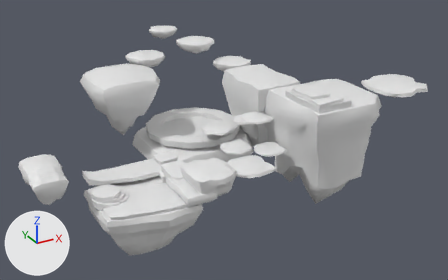
Two versions of the FBX model Assets/Models/Level/Level0.FBX, one commit apart.
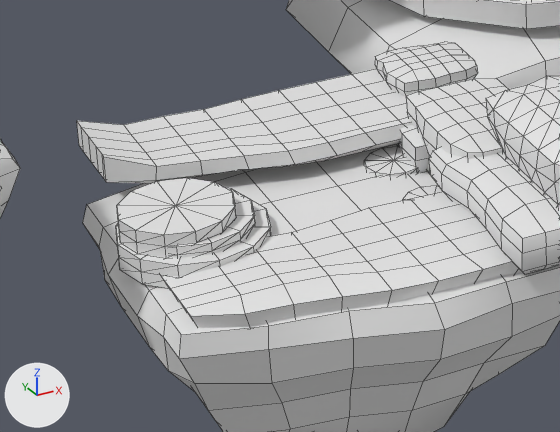
Each version is shown whole from a camera (50 mm lens) standing at (-282.0, -517.0, 283.0) and looking at (44.0, 76.0, -13.0), then close up on the part from 14% to 44% of the width and 51% to 87% of the height. The axes (+X, +Y, +Z) are drawn at lower left. The lights are the same throughout. The close-ups show mesh edges as thin lines. Where no turn or scale is listed for an object, it has been applied to the vertices.

The scene before the commit, as lines of its bpy script (objects in view):
```python
me_mesh_002 = bpy.data.meshes.new('Mesh.002')
me_mesh_002.from_pydata(...)  # 108 vertices, 106 faces; spans x -26.1..57.9, y -15.1..19.5, z 0.0..9.7
me_mesh_011 = bpy.data.meshes.new('Mesh.011')
me_mesh_011.from_pydata(...)  # 48 vertices, 48 faces; spans x -56.2..56.2, y -56.2..56.2, z 0.0..7.0
me_mesh_018 = bpy.data.meshes.new('Mesh.018')
me_mesh_018.from_pydata(...)  # 152 vertices, 150 faces; spans x -17.9..17.9, y -40.8..20.0, z -16.3..26.4
ob_altura_bolets_002 = bpy.data.objects.new('altura bolets 002', me_mesh_002)
ob_altura_bolets_002.location = (-109.7, 26.3, -7.3)
ob_aro_base_arbre = bpy.data.objects.new('Aro base arbre', me_mesh_011)
ob_aro_base_arbre.location = (17.4, 104.3, -4.6)
ob_illa_001 = bpy.data.objects.new('Illa 001', me_mesh_018)
ob_illa_001.location = (-180.0, 25.5, 6.5)
# also in view: 'Base arbre' at (19.0, 105.0, -58.0); 'altura bolets 001' at (-93.0, -30.0, -10.0); 'montanya bolet 003' at (-50.0, 33.0, 1.0); 'escaló001' at (-128.0, -3.0, -6.0); 'montanya bolet 004' at (-52.0, -2.0, -5.0)
```
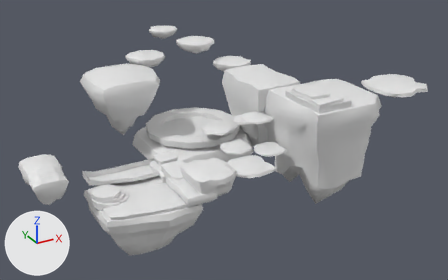
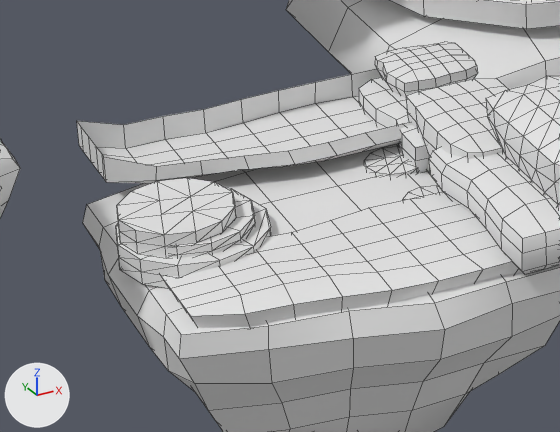
The newer file is also rescaled (x0.227), turned or shifted as a whole; pictures and numbers use the older file's frame.

Pixel boxes (x1, y1, x2, y2) of what changed, in the close-ups (560 x 432 px):
'altura bolets 002', deleted: before (77, 69, 412, 184)
'MushroomsGround002', added: after (77, 69, 412, 184)
'MushroomsGround003', unchanged, uncovered by the edit: after (161, 192, 522, 328)
'altura bolets 001', unchanged, covered by the edit: before (161, 192, 522, 328)
'escaló001', unchanged, covered by the edit: before (117, 178, 236, 258)
'Stair001', unchanged, uncovered by the edit: after (117, 178, 236, 258)

What the commit changed:
Mesh me_mesh_002_1 is new.
It has 80 vertices, 66 faces and spans x -26.1..57.9, y -15.1..19.5, z 0.0..9.7.
Object 'altura bolets 002' (ob_altura_bolets_002) is deleted.
Object 'MushroomsGround002' (ob_mushroomsground002) is new; it shows me_mesh_002_1.
Its location is (-109.7, 26.3, -7.3).
